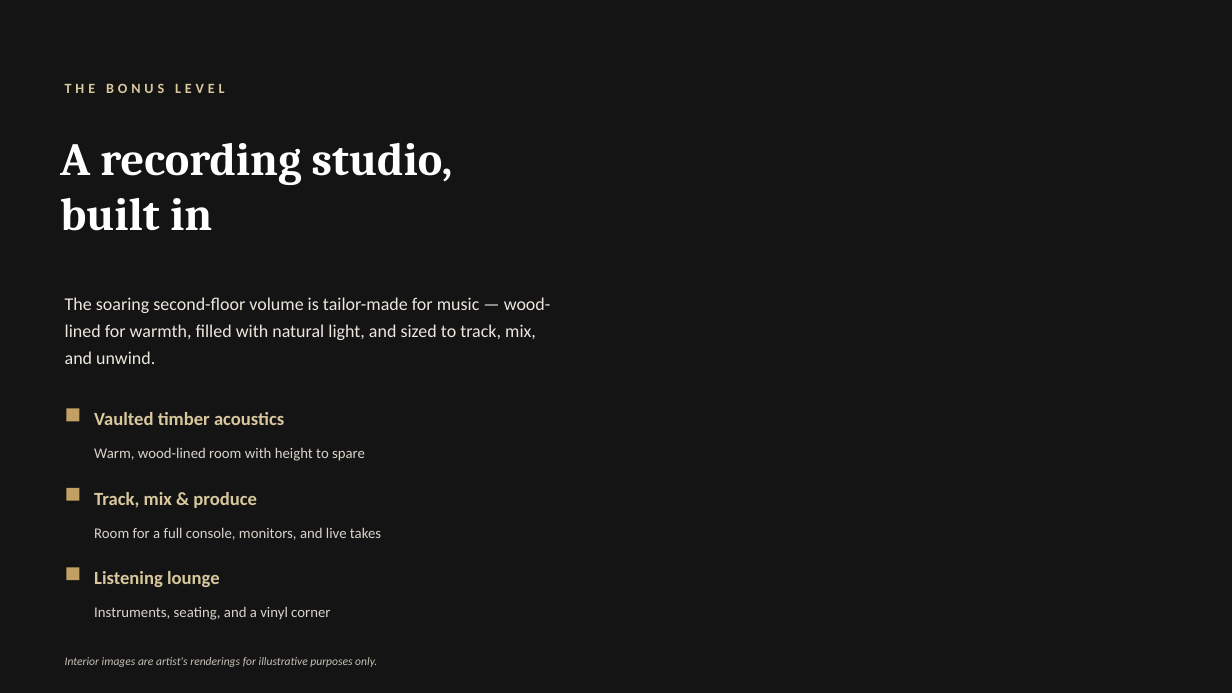
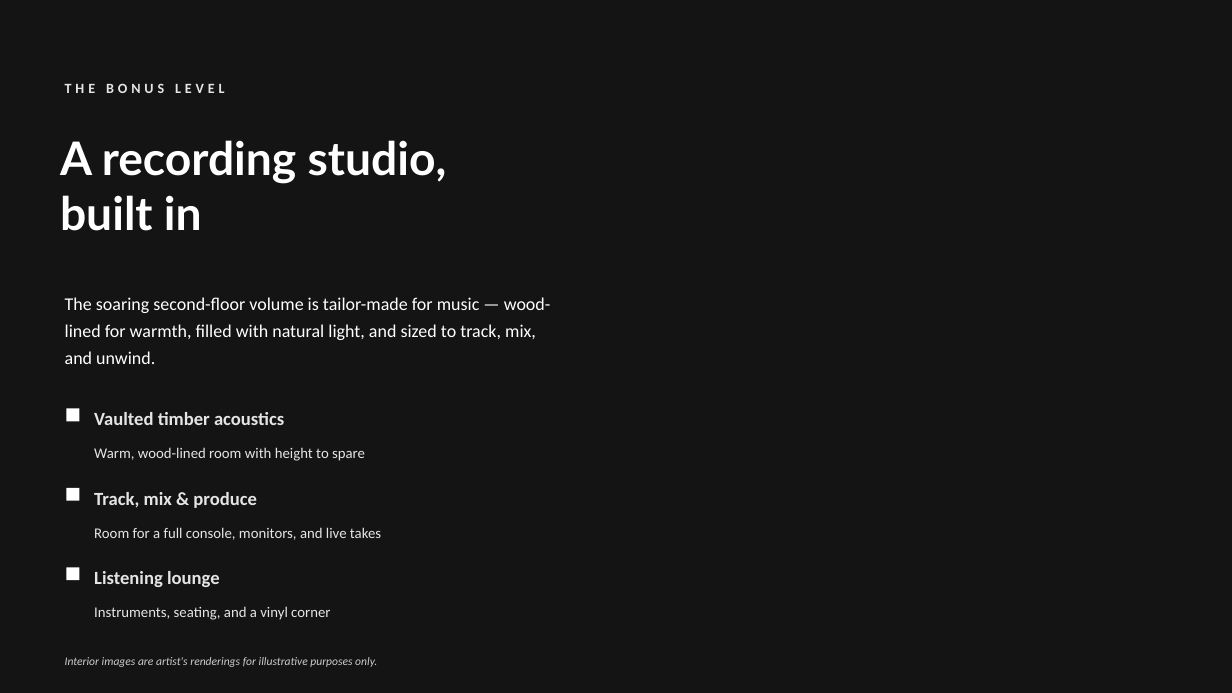
Before and after one commit to The-Stonehouse-Company/Dashboard, a slide deck: slide 9 of assets/listings/2495-deer-meadow-ln/showcase-deck.pptx. Drawn at 1232x693 pixels with LibreOffice and Linux fonts; fonts in the diff are those of the drawing; background and template pictures are left out. Boxes give left, top, right and bottom in pixels: in the first picture for what was removed or moved away, otherwise in the second. Text is boxed around its words. In the diff, an @@ line names an element or a change of style, - is before the commit and + after.

```diff
--- a/assets/listings/2495-deer-meadow-ln/showcase-deck.pptx
+++ b/assets/listings/2495-deer-meadow-ln/showcase-deck.pptx
@@ text "A recording studio," at bbox=[60, 140, 447, 231]: font Cambria to Lato @@
@@ text "The soaring second-floor volume is ..." at bbox=[65, 297, 551, 364]: text colour #ECE7DD to #FFFFFF @@
@@ fill #C2A063 to #FFFFFF in 3 elements at bbox=[67, 409, 79, 421], bbox=[67, 488, 79, 501], bbox=[67, 567, 79, 580] @@
@@ text colour #D9C89E to #E5E5E5 in 4 elements at bbox=[65, 83, 225, 93], bbox=[94, 412, 284, 425], bbox=[94, 492, 257, 508], bbox=[94, 571, 220, 587] @@
@@ text colour #D9D4CA to #E5E5E5 in 3 elements at bbox=[94, 447, 365, 461], bbox=[94, 527, 381, 540], bbox=[94, 606, 330, 620] @@
@@ text "Interior images are artist's renderings ..." at bbox=[65, 657, 377, 667]: text colour #C7C1B6 to #CCCCCC @@
```
Also in this commit, not shown: 13 other slides changed.
